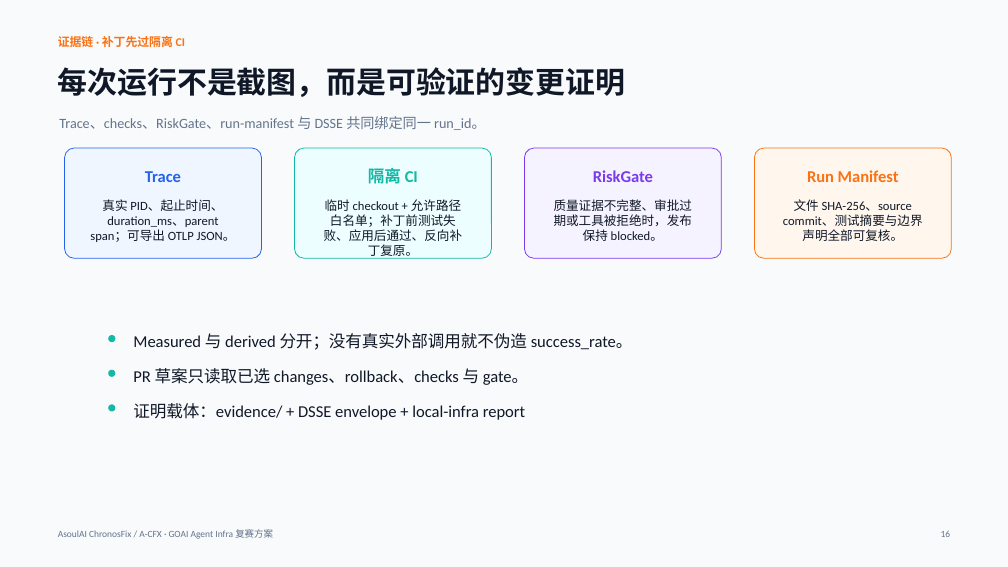
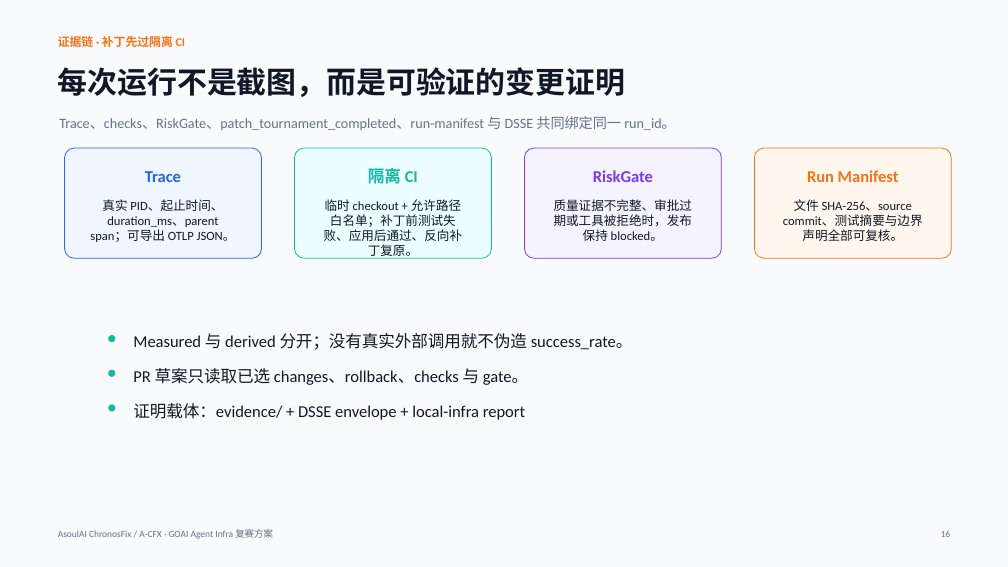
Before and after one commit to ASOUL-Official/asoulai-chronosfix, a slide deck: slide 4 of submission/ChronosFix_90秒答辩版.pptx. Drawn at 1008x567 pixels with LibreOffice and Linux fonts; fonts in the diff are those of the drawing. Boxes give left, top, right and bottom in pixels: in the first picture for what was removed or moved away, otherwise in the second. Text is boxed around its words. In the diff, an @@ line names an element or a change of style, - is before the commit and + after.

```diff
--- a/submission/ChronosFix_90秒答辩版.pptx
+++ b/submission/ChronosFix_90秒答辩版.pptx
@@ text at box(59, 116, 676, 130): text changed @@
-Trace、checks、RiskGate、run-manifest 与 DSSE 共同绑定同一 run_id。
+Trace、checks、RiskGate、patch_tournament_completed、run-manifest 与 DSSE 共同绑定同一 run_id。
```
Also in this commit, not shown: 4 other slides changed, 21 other files.
